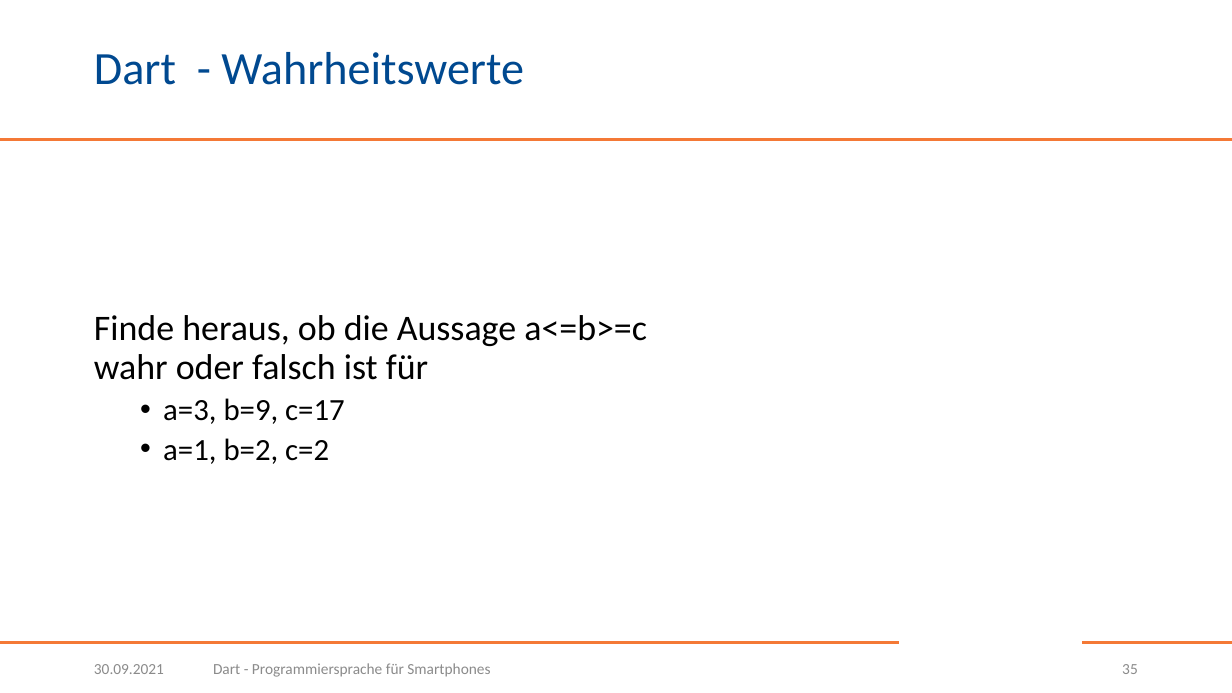
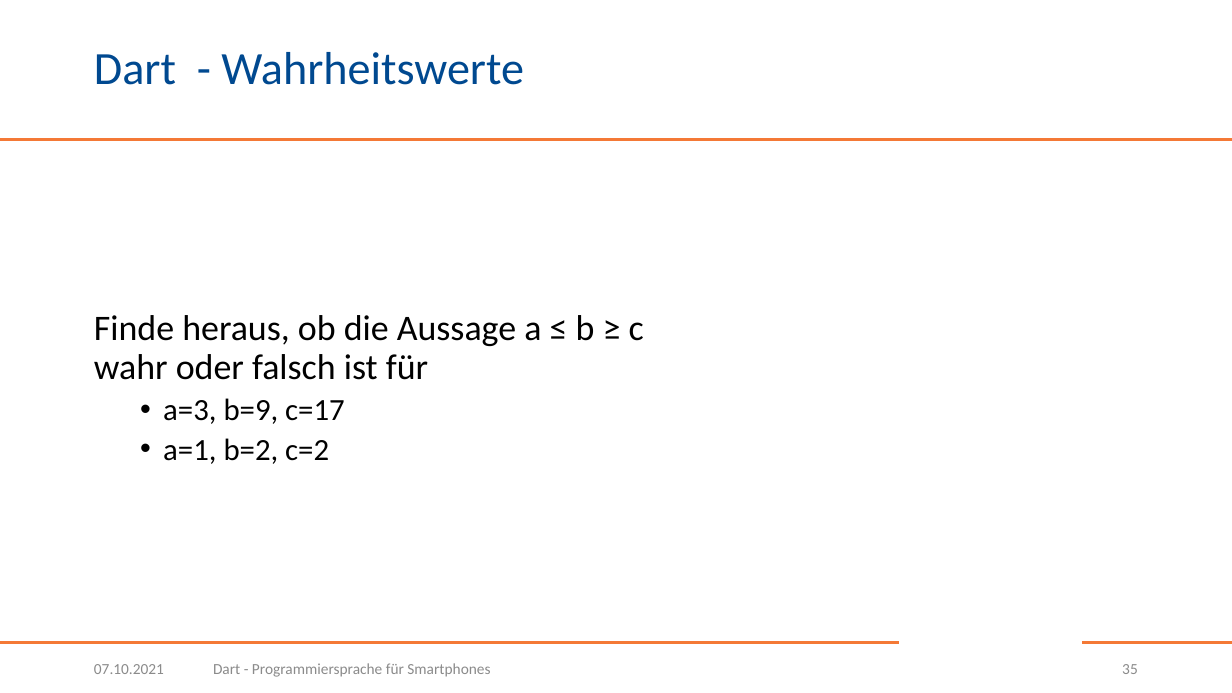
Before and after one commit to BogyMitutoyoCTL/Checklisten-App-2021, a slide deck: slide 35 of Dart.pptx. Drawn at 1232x693 pixels with LibreOffice and Linux fonts; fonts in the diff are those of the drawing; background and template pictures are left out. Boxes give left, top, right and bottom in pixels: in the first picture for what was removed or moved away, otherwise in the second. Text is boxed around its words. In the diff, an @@ line names an element or a change of style, - is before the commit and + after.

```diff
--- a/Dart.pptx
+++ b/Dart.pptx
@@ text at box(94, 315, 644, 380): text changed @@
-Finde heraus, ob die Aussage a<=b>=c
-wahr oder falsch ist für
+Finde heraus, ob die Aussage a ≤ b ≥ c
+wahr oder falsch ist für
@@ text at box(94, 664, 164, 674): text changed @@
-30.09.2021
+07.10.2021
```
Also in this commit, not shown: 68 other slides changed, 4 slides added.
